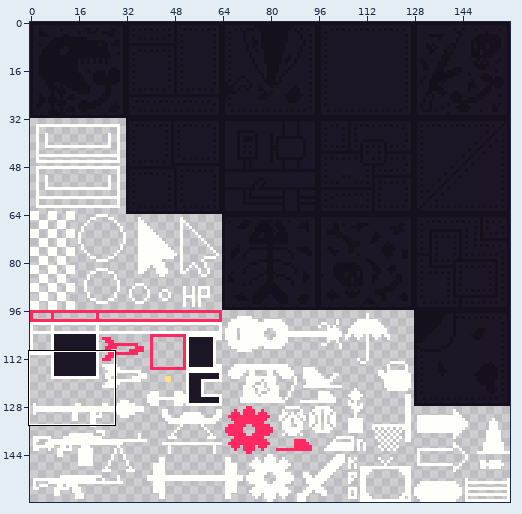
Sprite sheet, stored at Neon trash/Assets/Resources/neon trash.png. The picture above shows the old version from afar; the outline marks the close-up.
Close-up. Before the edit:
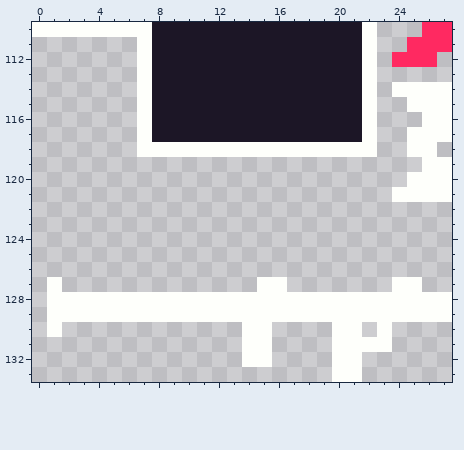
The file is 160x160 pixels. Shown: x 0..27, y 110..133.
After the commit:
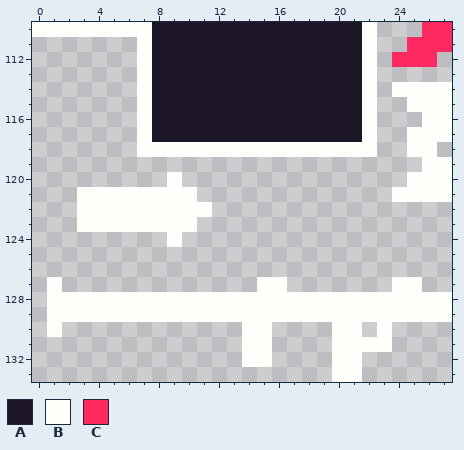
Palette (. is transparent): A #1c1626  B #fefffb  C #ff2961
Difference:
Changed rows in their new state; - is an unchanged pixel.
first column x 3:
120 ------B--
121 BBBBBBBB-
122 BBBBBBBBB
123 BBBBBBBB-
124 ------B--
